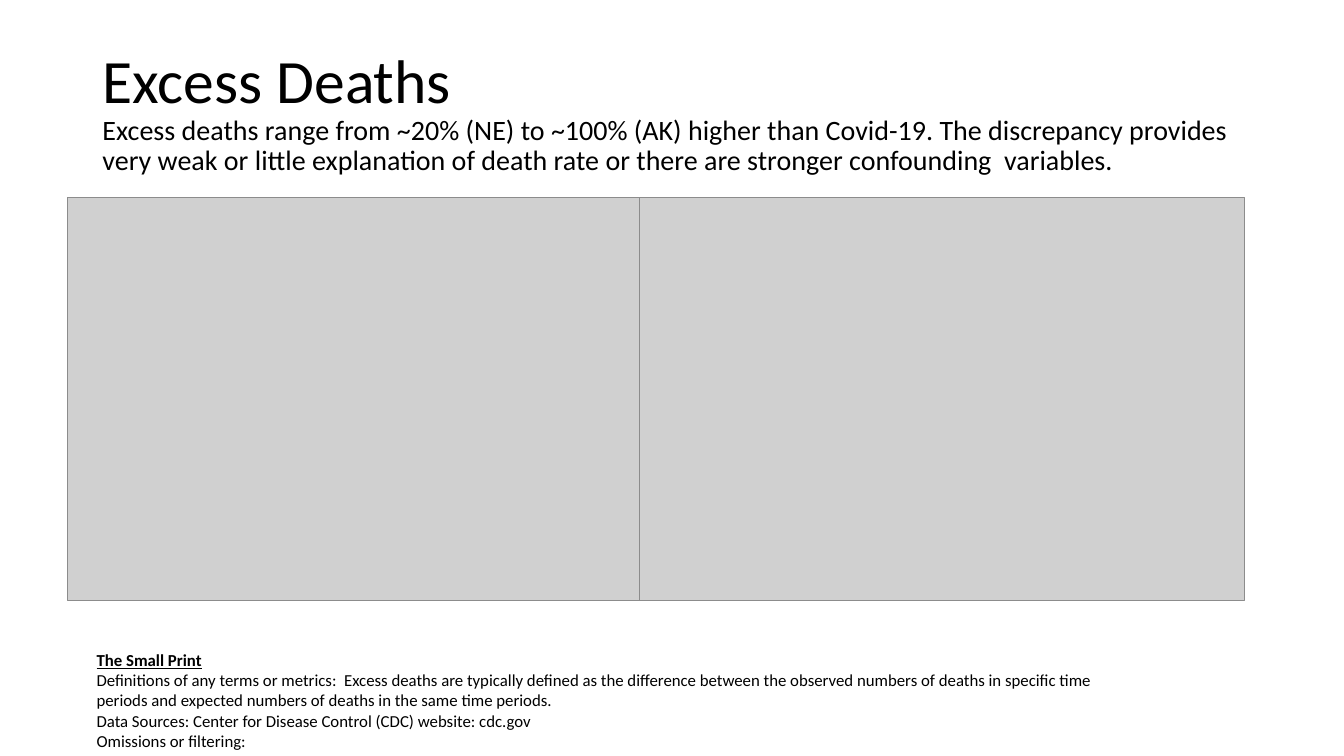
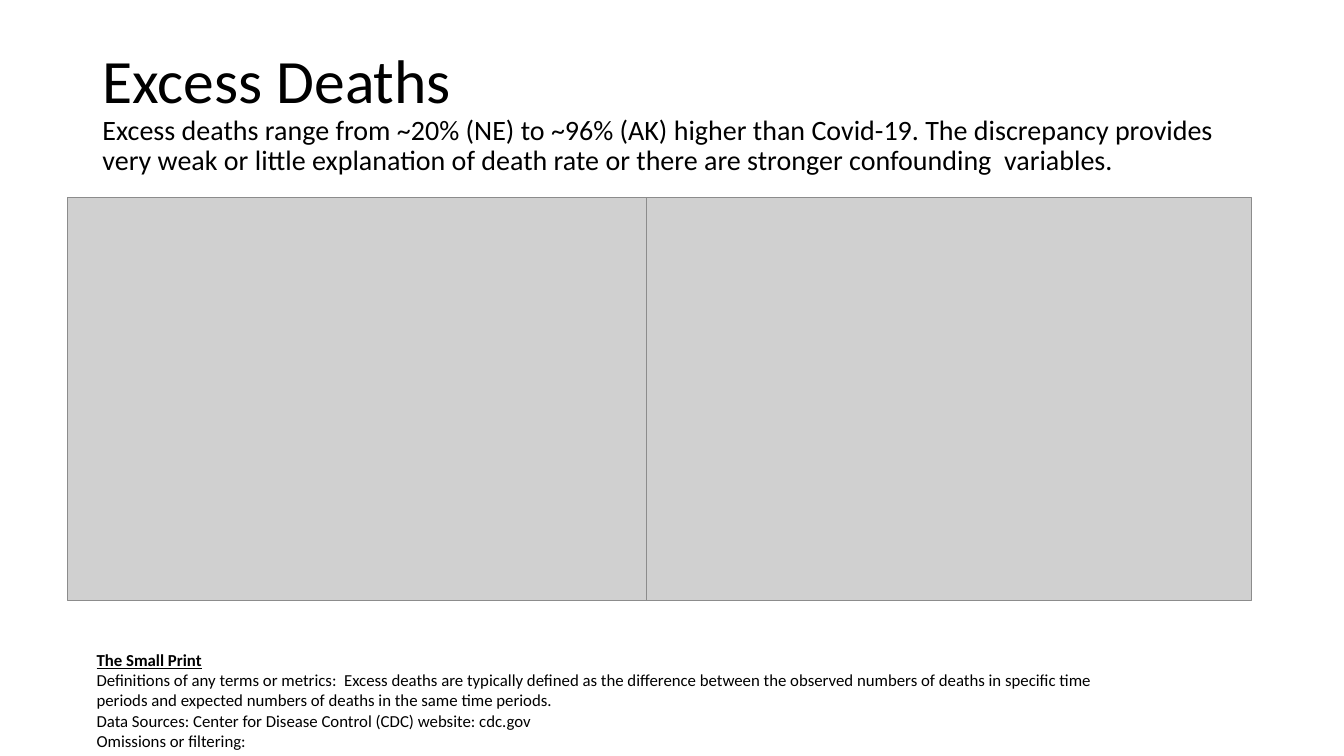
Before and after one commit to jenniecinelli/project_one, a slide deck: slide 5 of Folder4/Final_Presentation.pptx. Drawn at 1344x756 pixels with LibreOffice and Linux fonts; fonts in the diff are those of the drawing; grey boxes stand for pictures. Boxes give left, top, right and bottom in pixels: in the first picture for what was removed or moved away, otherwise in the second. Text is boxed around its words. In the diff, an @@ line names an element or a change of style, - is before the commit and + after.

```diff
--- a/Folder4/Final_Presentation.pptx
+++ b/Folder4/Final_Presentation.pptx
@@ title at box(102, 60, 1212, 175): text changed @@
-Excess Deaths
-Excess deaths range from ~20% (NE) to ~100% (AK) higher than Covid-19. The discrepancy provides very weak or little explanation of death rate or there are stronger confounding variables.
+Excess Deaths
+Excess deaths range from ~20% (NE) to ~96% (AK) higher than Covid-19. The discrepancy provides very weak or little explanation of death rate or there are stronger confounding variables.
@@ picture: place and size @@
-picture at box(640, 198, 1245, 601)
+picture at box(647, 198, 1252, 601)
```
Also in this commit, not shown: 13 other files.
